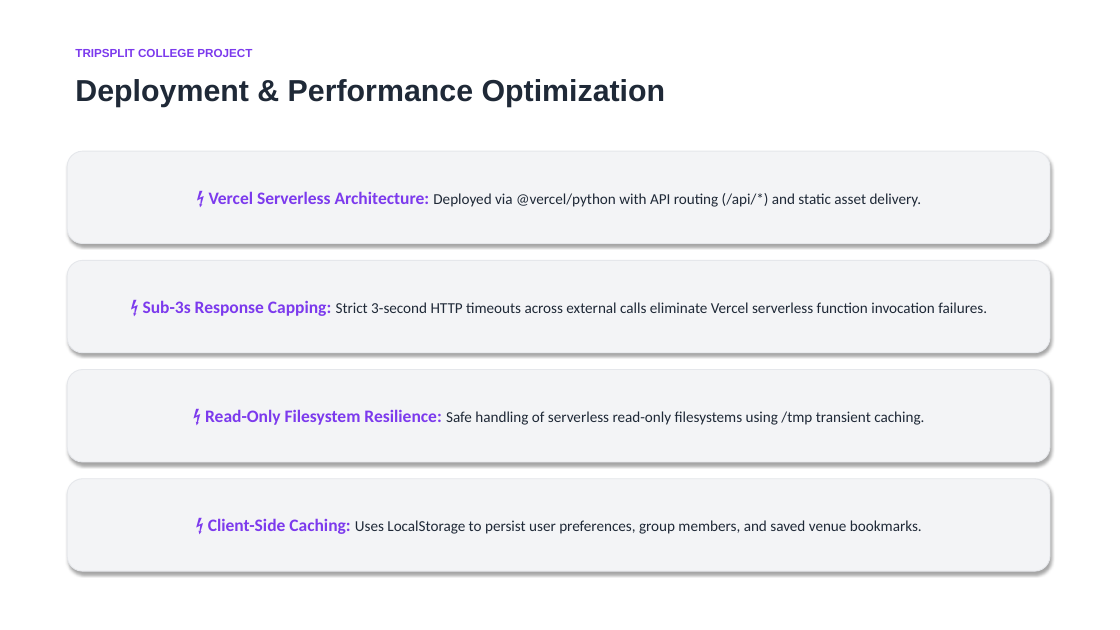
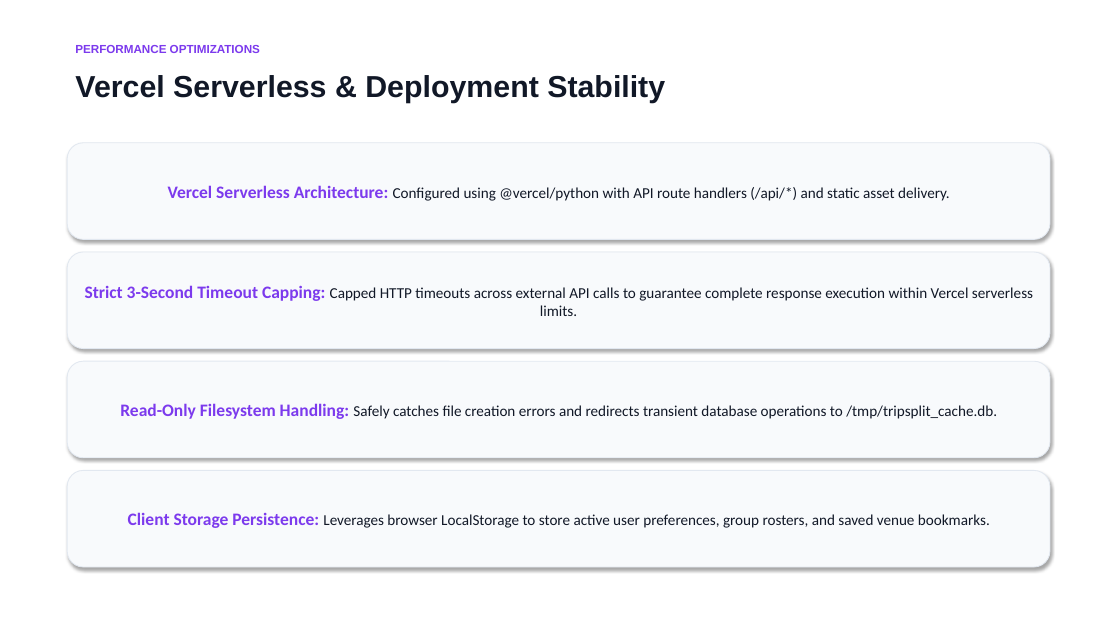
Before and after one commit to Somya-Vishnoi/Trip-Split, a slide deck: slide 8 of TripSplit_Presentation.pptx. Drawn at 1120x630 pixels with LibreOffice and Linux fonts; fonts in the diff are those of the drawing. Boxes give left, top, right and bottom in pixels: in the first picture for what was removed or moved away, otherwise in the second. Text is boxed around its words. In the diff, an @@ line names an element or a change of style, - is before the commit and + after.

```diff
--- a/TripSplit_Presentation.pptx
+++ b/TripSplit_Presentation.pptx
@@ text at (75, 45, 260, 53): text changed @@
-TRIPSPLIT COLLEGE PROJECT
+PERFORMANCE OPTIMIZATIONS
@@ text at (75, 75, 665, 103): text changed; text colour #1F2937 to #111827 @@
-Deployment & Performance Optimization
+Vercel Serverless & Deployment Stability
@@ rounded rectangle "Vercel Serverless Architecture: Configured using ...": place and size @@
-rounded rectangle "Vercel Serverless Architecture: Configured using ..." at (67, 151, 1050, 244)
+rounded rectangle "Vercel Serverless Architecture: Configured using ..." at (67, 143, 1050, 239)
@@ text in rounded rectangle at (168, 185, 950, 201): text changed; text colour #1F2937 to #111827 @@
-⚡ Vercel Serverless Architecture: Deployed via @vercel/python with API routing (/api/*) and static asset delivery.
+Vercel Serverless Architecture: Configured using @vercel/python with API route handlers (/api/*) and static asset delivery.
@@ rounded rectangle "Strict 3-Second Timeout Capping: Capped ...": place and size @@
-rounded rectangle "Strict 3-Second Timeout Capping: Capped ..." at (67, 260, 1050, 353)
+rounded rectangle "Strict 3-Second Timeout Capping: Capped ..." at (67, 252, 1050, 349)
@@ text in rounded rectangle at (85, 285, 1033, 316): text changed; text colour #1F2937 to #111827 @@
-⚡ Sub-3s Response Capping: Strict 3-second HTTP timeouts across external calls eliminate Vercel serverless function invocation failures.
+Strict 3-Second Timeout Capping: Capped HTTP timeouts across external API calls to guarantee complete response execution within Vercel serverless limits.
@@ fill #F3F4F6 to #F8FAFC; outline #E5E7EB 0.75 pt to #E2E8F0 0.75 pt in 4 elements at (67, 143, 1050, 239), (67, 471, 1050, 567), (67, 252, 1050, 349), (67, 361, 1050, 458) @@
@@ rounded rectangle "Read-Only Filesystem Handling: Safely catches ...": place and size @@
-rounded rectangle "Read-Only Filesystem Handling: Safely catches ..." at (67, 370, 1050, 462)
+rounded rectangle "Read-Only Filesystem Handling: Safely catches ..." at (67, 361, 1050, 458)
@@ text in rounded rectangle at (120, 403, 997, 419): text changed; text colour #1F2937 to #111827 @@
-⚡ Read-Only Filesystem Resilience: Safe handling of serverless read-only filesystems using /tmp transient caching.
+Read-Only Filesystem Handling: Safely catches file creation errors and redirects transient database operations to /tmp/tripsplit_cache.db.
@@ rounded rectangle "Client Storage Persistence: Leverages browser ...": place and size @@
-rounded rectangle "Client Storage Persistence: Leverages browser ..." at (67, 479, 1050, 571)
+rounded rectangle "Client Storage Persistence: Leverages browser ..." at (67, 471, 1050, 567)
@@ text in rounded rectangle at (128, 512, 990, 528): text changed; text colour #1F2937 to #111827 @@
-⚡ Client-Side Caching: Uses LocalStorage to persist user preferences, group members, and saved venue bookmarks.
+Client Storage Persistence: Leverages browser LocalStorage to store active user preferences, group rosters, and saved venue bookmarks.
```
Also in this commit, not shown: 8 other slides changed, 1 slide added, 1 slide removed, 1 other file.
